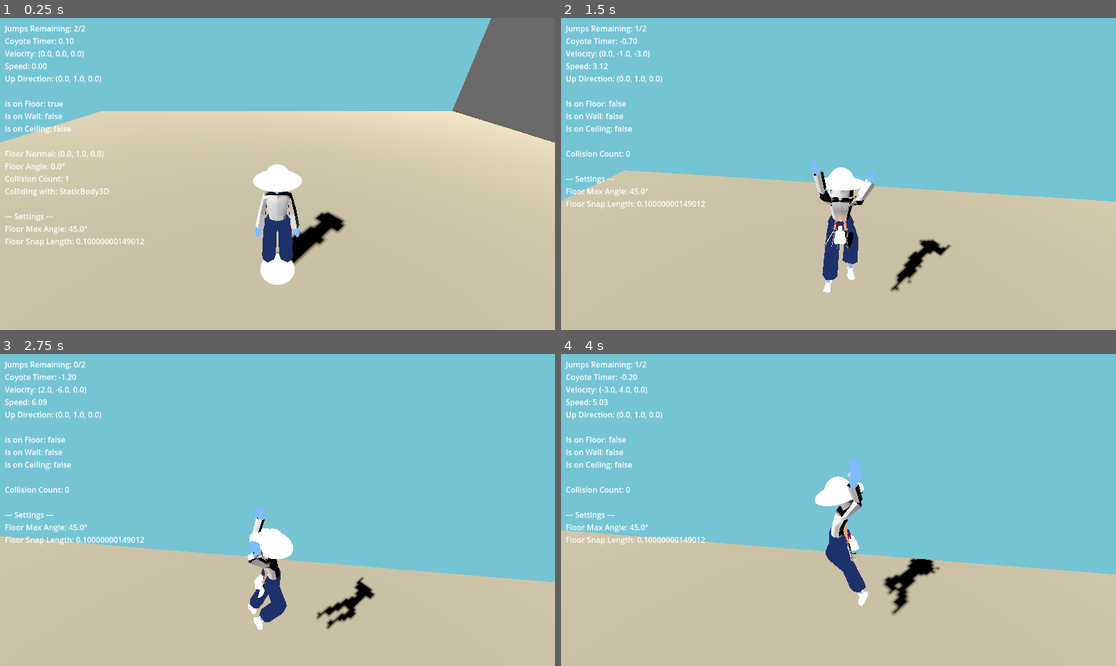
Above: before the commit, frames 1-4 (two rows, left to right).
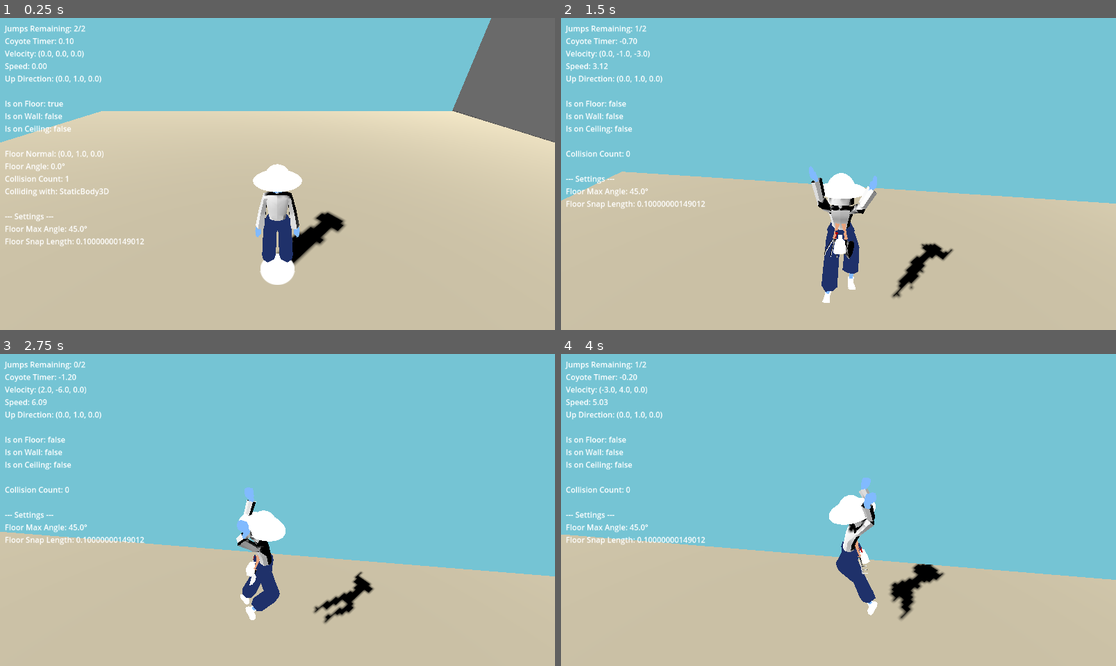
Above: after the commit, the same moments.

Repository: longiy/project_3c
Game: Godot game, scene res://SCENE.tscn
The game is run twice, just before and just after one commit, with the same random seed, the same clock (stepped at 60 frames per second) and the same inputs.
Inputs (mouse positions are in pixels of both pictures, inside the frame that each line leads up to):
- Up to frame 1 (0.25 s): no input
- Up to frame 2 (1.5 s): tap Enter at 0.5 s; move the mouse to (866, 174) at 0.52 s; hold Shift (sprint) 0.53-1.28 s; hold W (move_forward) from 0.53 s (still down); click (866, 174) at 0.67 s; tap Space (jump) at 0.77 s; move the mouse to (810, 174) at 1.27 s; right-click (810, 174) at 1.35 s; click (810, 174) at 1.42 s
- Up to frame 3 (2.75 s): tap Space (jump) at 1.52 s; move the mouse to (333, 441) at 2.02 s; release W (move_forward) at 2.03 s; hold D (move_right) from 2.03 s (still down); hold Ctrl (walk) from 2.03 s (still down); click (333, 441) at 2.17 s
- Up to frame 4 (4 s): release D (move_right) at 2.75 s; release Ctrl (walk) at 2.75 s; drag from (810, 572) to (672, 463) at 2.77 s; move the mouse to (1005, 556) at 3.52 s; hold A (move_left) from 3.53 s (still down); hold Right mouse button (toggle_mouse_look) from 3.53 s (still down); click (1005, 556) at 3.67 s; tap Space (jump) at 3.77 s

The runs differ from the first frame. In frame 2, 2.9% of the frame differs, in the area x 0-100%, y 45-92%; in frame 3, 4.3%; in frame 4, 4.4%, in the area x 0-100%, y 33-86%.

Commit message:
wiggle fix on drag

Diff:
--- a/SCENE.tscn
+++ b/SCENE.tscn
@@ -76,7 +76,7 @@
 [node name="CAMERARIG" type="Node3D" parent="." node_paths=PackedStringArray("target_character")]
 script = ExtResource("2_caybs")
 target_character = NodePath("../CHARACTER")
-follow_smoothing = 16.0
+follow_smoothing = 64.0
 enable_dynamic_offset = true
 
 [node name="SpringArm3D" type="SpringArm3D" parent="CAMERARIG"]
--- a/Scripts/ClickNavigationComponent.gd
+++ b/Scripts/ClickNavigationComponent.gd
@@ -106,10 +106,14 @@
 
 	var direction_3d = (click_destination - character.global_position).normalized()
 
-	# Check arrival (only for single clicks, not drag mode)
-	if not is_dragging and has_click_destination:
-		var distance = character.global_position.distance_to(click_destination)
-		if distance < arrival_threshold:
+	# Check arrival for BOTH single clicks and drag mode
+	var distance = character.global_position.distance_to(click_destination)
+	if distance < arrival_threshold:
+		if is_dragging:
+			# In drag mode: just stop moving until mouse moves again
+			return Vector2.ZERO
+		else:
+			# Single click: start the arrival delay sequence
 			start_arrival_delay()
 			return Vector2.ZERO
 
